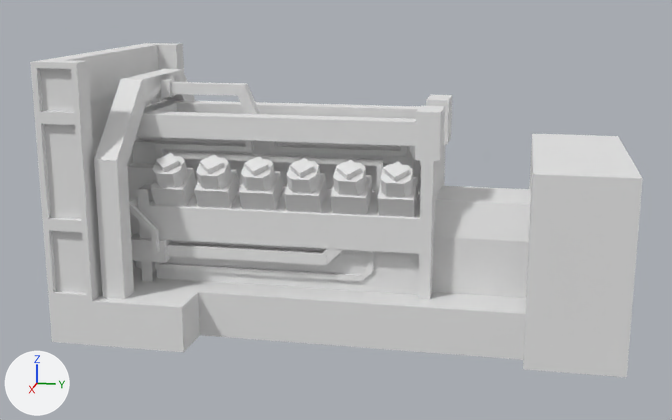
What one commit did to the OBJ model src/main/resources/assets/circuitmod/models/block/liquidgenerator/liquid_generator_r.obj.
Both versions are drawn from a 50 mm camera at (9.68, -0.13, 3.79) aimed at (-0.41, -2.15, 1.27). Lighting does not change. The marker at lower left points along +X, +Y and +Z. Where no turn or scale is listed for an object, it has been applied to the vertices.

In view in the first picture: 'liquid_generator_r'.
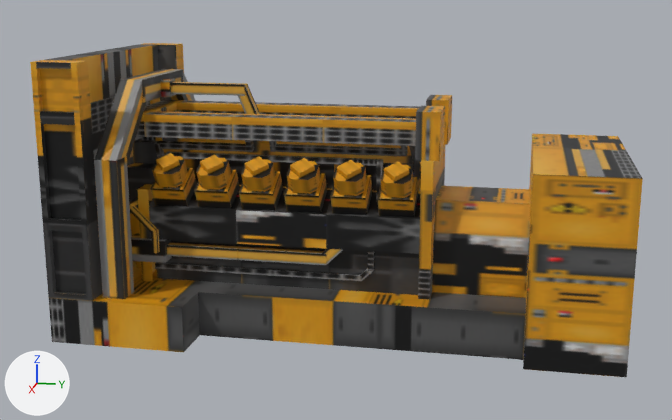
The newer file is also turned or shifted as a whole; pictures and numbers use the older file's frame.

Changed parts and their boxes (x1, y1, x2, y2) in the pictures (672 x 420 px):
'liquid_generator_r', recoloured
    both: (30, 43, 643, 377)

The change, as a list of edits to the scene's bpy script:
```text
Add img_liquid_generator_running:
    img_liquid_generator_running = load_image('liquid_generator_running', '../../../textures/block/generators/liquid_generator_running.png', 128, 384, 'sRGB')
Add mat_liquidgenerator_r:
    mat_liquidgenerator_r = principled_material('liquidgenerator_r')
    mat_liquidgenerator_r.texture = img_liquid_generator_running
Change me_liquid_generator_r:
    where me_liquid_generator_r.from_pydata(...)  # 1110 vertices, 740 faces; spans x -2.0..1.0, y -5.0..1.0, z 0.0..3.0
    remove me_liquid_generator_r.materials.append(mat_liquid_generator_r)  # white #e7e7e7
    add me_liquid_generator_r.materials.append(mat_liquidgenerator_r)  # picture img_liquid_generator_running
```
